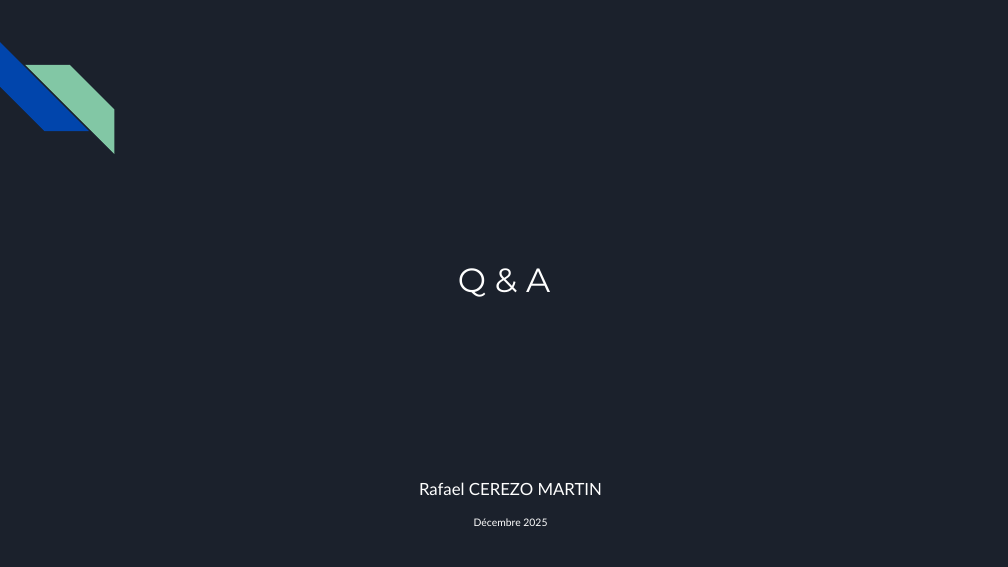
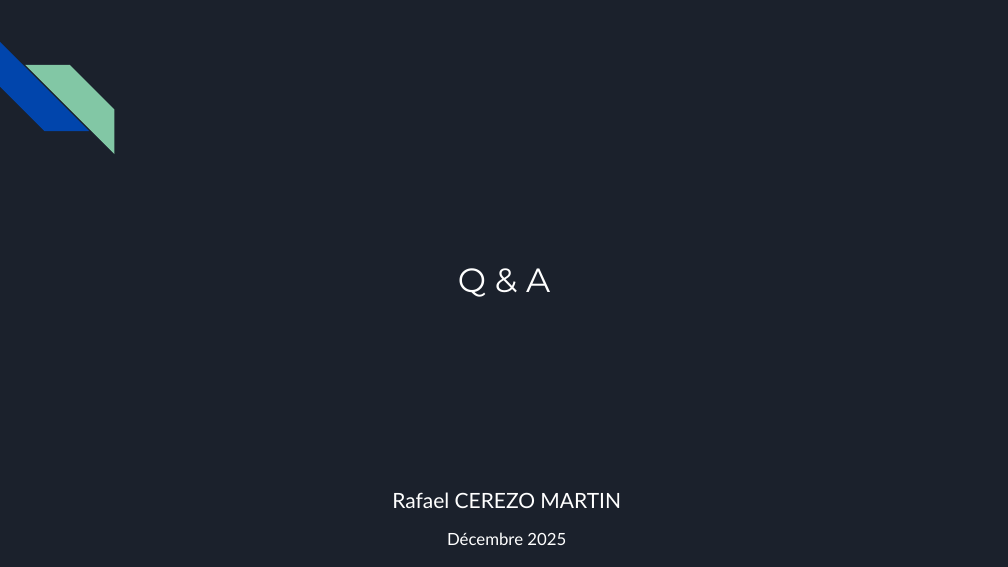
Before and after one commit to racemartin/m3_ocr, a slide deck: slide 36 of doc/Support_de_présentation_COnsomation_Energie_Seattle.pptx (slide 17 before the commit). Drawn at 1008x567 pixels with LibreOffice and Linux fonts; fonts in the diff are those of the drawing. Boxes give left, top, right and bottom in pixels: in the first picture for what was removed or moved away, otherwise in the second. Text is boxed around its words. In the diff, an @@ line names an element or a change of style, - is before the commit and + after.

```diff
--- a/doc/Support_de_présentation_COnsomation_Energie_Seattle.pptx
+++ b/doc/Support_de_présentation_COnsomation_Energie_Seattle.pptx
@@ text "Rafael CEREZO MARTIN" at [392,492,621,545]: size 12 to 15 pt in "Rafael CEREZO MARTIN"; size 7.4 to 12 pt in "Décembre 2025"; line spacing 0.9 to 1; more space between paragraphs @@
```
Also in this commit, not shown: 1 other slide changed, 33 slides added, 14 slides removed.
